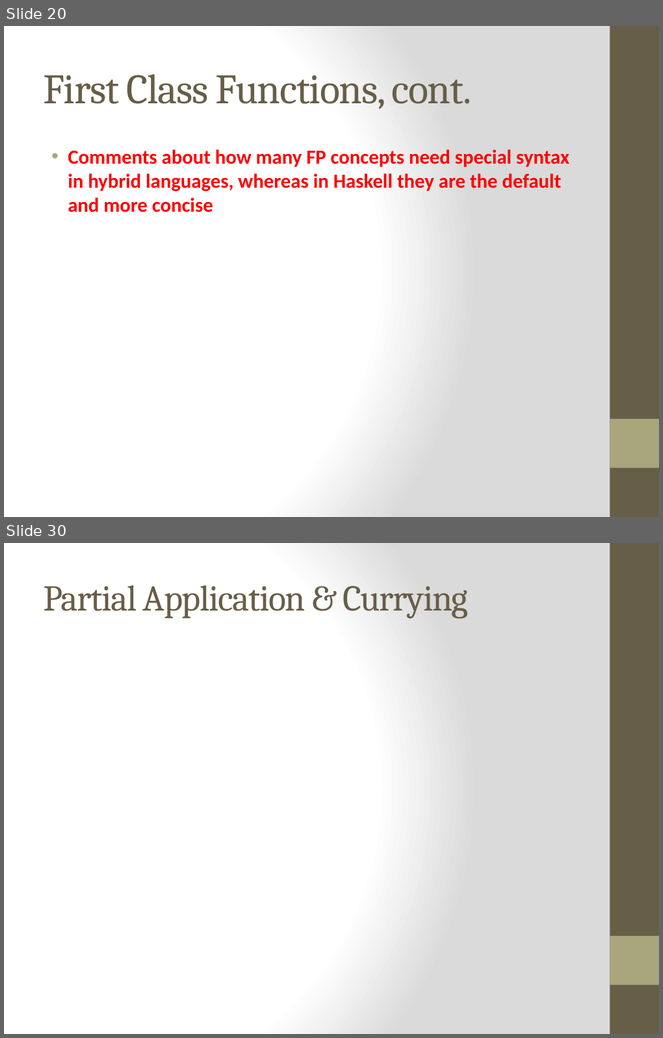
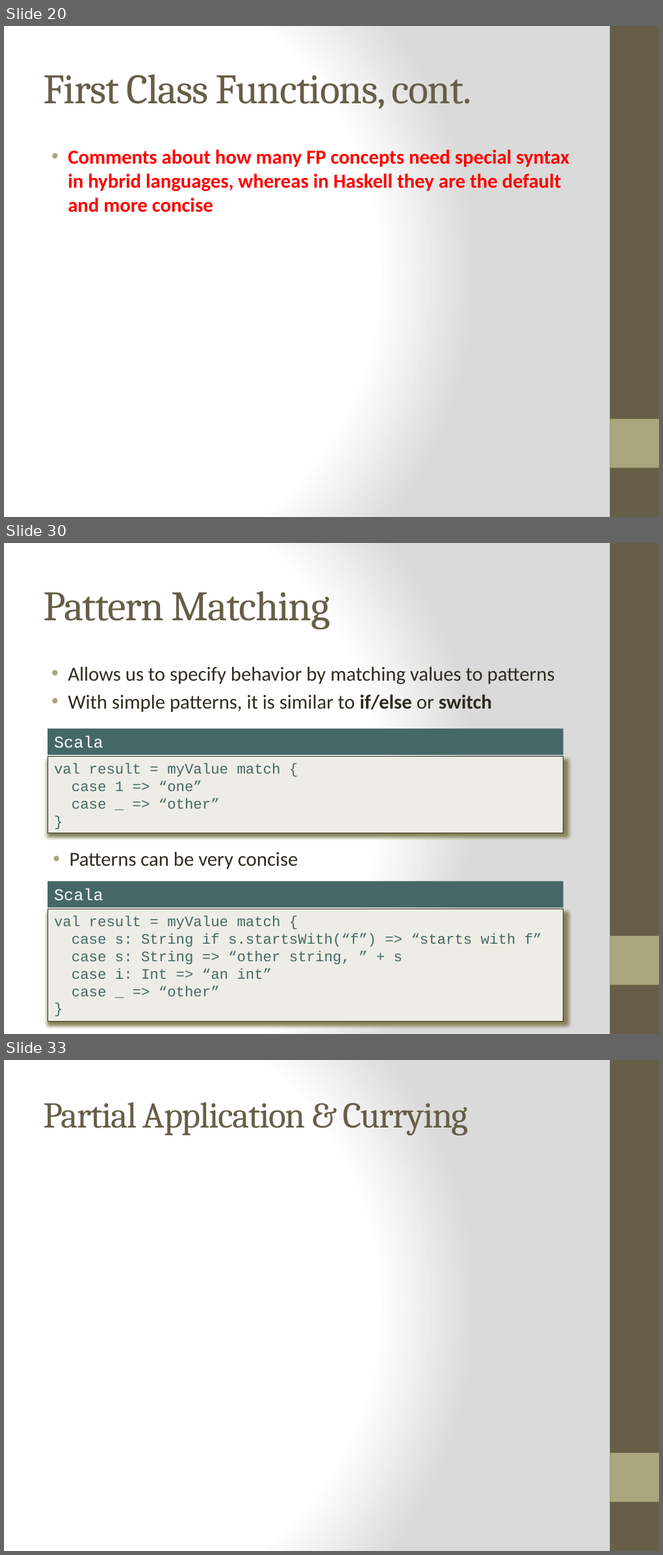
Before and after one commit to bjhartin/FoundationsOfFunctionalProgramming, a slide deck: FoundationsOfFunctionalProgramming.pptx. Shown one above the other, each under a label of ours: slides 20 and 30 before the commit, slides 20, 30 and 33 after it; the slides between them are not shown. The pictures are 663x1038 and 663x1555 pixels, drawn with LibreOffice and Linux fonts; fonts in the diff are those of the drawing. Boxes give left, top, right and bottom in pixels: in the first picture for what was removed or moved away, otherwise in the second. Text is boxed around its words. In the diff, an @@ line names an element or a change of style, - is before the commit and + after.

Commit message:
Brian: #WIP on pattern matching slides and examples.

```diff
--- a/FoundationsOfFunctionalProgramming.pptx
+++ b/FoundationsOfFunctionalProgramming.pptx
@@ slide 30 added at [4, 543, 659, 1034], background gradient #FFFFFF to #DADADA; not listed: 2 template elements that a slide beside it also shows @@
@@ title added at [43, 591, 330, 629], 46 pt, text #675E47 @@
+Pattern Matching
@@ text added at [68, 667, 555, 712], 22 pt, text #2F2B20 @@
+• Allows us to specify behavior by matching values to patterns
+• With simple patterns, it is similar to if/else or switch
@@ rectangle added at [48, 728, 564, 755], fill #456867, 18 pt, text #FFFFFF @@
+Scala
@@ rectangle added at [48, 756, 564, 834], fill #EEEDE5, outline #2F2B20 0.75 pt, 16 pt, text #456867 @@
+val result = myValue match {
+case 1 => “one”
+case _ => “other”
+}
@@ text added at [70, 852, 298, 869], 22 pt, text #2F2B20 @@
+• Patterns can be very concise
@@ rectangle added at [48, 882, 564, 908], fill #456867, 18 pt, text #FFFFFF @@
+Scala
@@ rectangle added at [48, 909, 564, 1022], fill #EEEDE5, outline #2F2B20 0.75 pt, 16 pt, text #456867 @@
+val result = myValue match {
+case s: String if s.startsWith(“f”) => “starts with f”
+case s: String => “other string, ” + s
+case i: Int => “an int”
+case _ => “other”
+}
@@ what was slide 30 is now slide 33 @@
```
Also in this commit, not shown: 5 slides changed, 9 other slides added, 1 slide removed, 10 other files.
